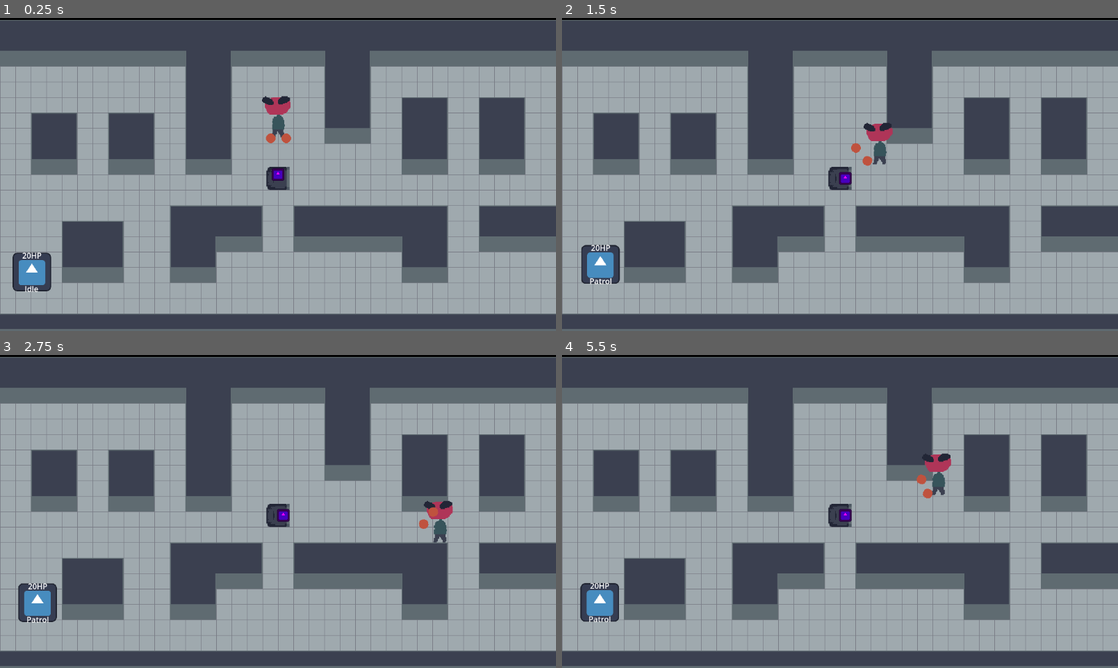
Above: before the commit, frames 1-4 (two rows, left to right).
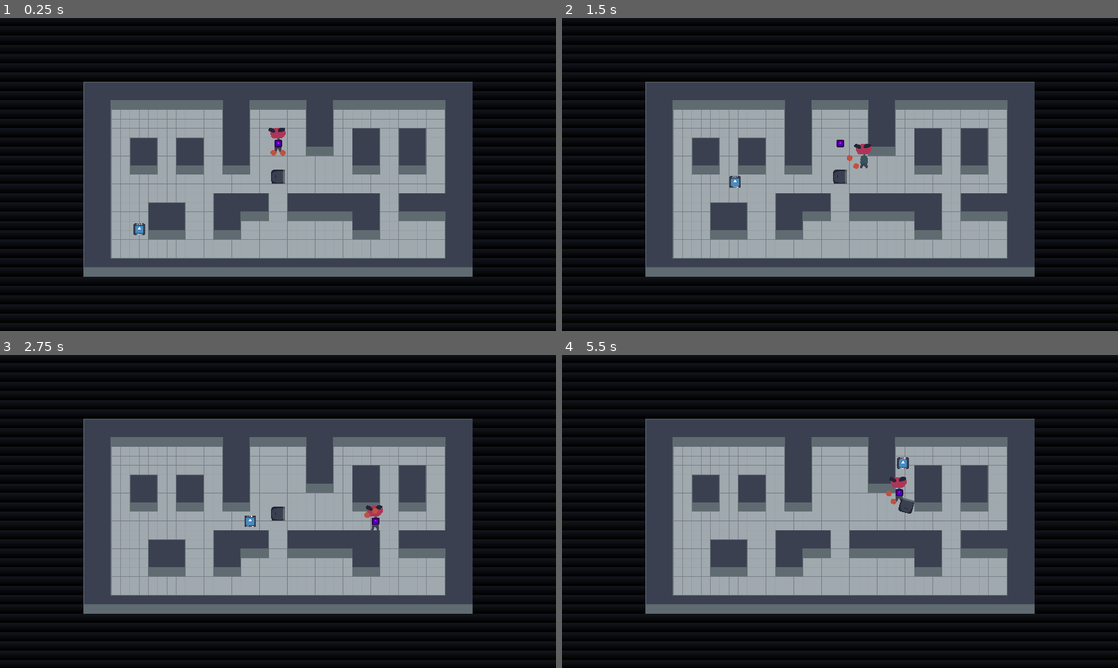
Above: after the commit, the same moments.

Repository: artemvandalovski/Salty-John
Game: Godot game, scene res://levels/office.tscn
The game is run twice, just before and just after one commit, with the same random seed, the same clock (stepped at 60 frames per second) and the same inputs. The engine's default icon, where the game draws it, is replaced by a stand-in: a white triangle on a blue panel in a dark square.
Inputs (mouse positions are in pixels of both pictures, inside the frame that each line leads up to):
- Up to frame 1 (0.25 s): no input
- Up to frame 2 (1.5 s): move the mouse to (962, 158) at 0.52 s; hold D (right) 0.53-1.28 s; click (962, 158) at 0.6 s; move the mouse to (728, 190) at 1.27 s; hold S (down) from 1.28 s (still down); right-click (728, 190) at 1.35 s
- Up to frame 3 (2.75 s): move the mouse to (333, 442) at 2.02 s; release S (down) at 2.03 s; hold D (right) from 2.03 s (still down); click (333, 442) at 2.1 s
- Up to frame 4 (5.5 s): move the mouse to (812, 574) at 2.77 s; release D (right) at 2.78 s; hold W (up) 2.78-3.53 s; right-click (812, 574) at 2.85 s; move the mouse to (1006, 558) at 3.52 s; hold A (left) 3.53-5.03 s; click (1006, 558) at 3.6 s; move the mouse to (673, 464) at 4.27 s; right-click (673, 464) at 4.35 s; move the mouse to (867, 511) at 5.02 s; hold S (down) from 5.03 s (still down); click (867, 511) at 5.1 s

The runs differ from the first frame. In frame 1, 84% of the frame differs, in the area x 0-100%, y 0-100%; in frame 2, 84%; in frame 3, 84%; in frame 4, 84%.

Commit message:
fix enemy get stuck between walls

Diff:
--- a/common/states/patrol.gd
+++ b/common/states/patrol.gd
@@ -18,12 +18,20 @@
 
 func process(delta):
 	owner.direction = context_steerer.calc_steering()
-	if player_tracker.is_player_on_sight() and owner.hostile:
-		transition.emit("chase")
-	elif owner.position.distance_to(context_steerer.target_marker.position) < target_radius:
-		transition.emit("idle")
+	#set_patrol_point()
+	#if player_tracker.is_player_on_sight() and owner.hostile:
+		#transition.emit("chase")
+	#elif owner.position.distance_to(context_steerer.target_marker.position) < target_radius:
+		#transition.emit("idle")
 
 
 func set_patrol_point():
 	var patrol_position = Global.tilemap.get_rand_floor_tile()
-	context_steerer.target_marker.set_position(patrol_position)
+	player_tracker.set_target_position(to_local(patrol_position))
+	print(player_tracker.is_colliding())
+	#var ray: RayCast2D = RayCast2D.new()
+	#ray.set_collision_mask(1)
+	#ray.set_target_position(to_local(Global.player.position))
+	#print(ray.is_colliding())
+
+	#context_steerer.target_marker.set_position(patrol_position)
--- a/enemies/context_steerer.gd
+++ b/enemies/context_steerer.gd
@@ -3,7 +3,7 @@
 
 @export_group("Rays")
 @export var num_rays: int = 8
-@export var ray_length: float = 100.0
+@export var ray_length: float = 50.0
 
 @onready var target_marker: Marker2D = $"../Target"
 
--- a/enemies/dummy.tscn
+++ b/enemies/dummy.tscn
@@ -11,6 +11,7 @@
 size = Vector2(80, 80)
 
 [node name="Dummy" instance=ExtResource("1_4le0s")]
+scale = Vector2(0.5, 0.5)
 health = 20
 
 [node name="Sprite2D" type="Sprite2D" parent="." index="0"]
--- a/enemies/enemy.tscn
+++ b/enemies/enemy.tscn
@@ -15,7 +15,7 @@
 
 [node name="StateMachine" type="Node2D" parent="." node_paths=PackedStringArray("initial_state")]
 script = ExtResource("3_7i88a")
-initial_state = NodePath("Idle")
+initial_state = NodePath("Chase")
 
 [node name="Idle" type="Node2D" parent="StateMachine" node_paths=PackedStringArray("player_tracker")]
 script = ExtResource("3_d556j")
--- a/enemies/player_tracker.gd
+++ b/enemies/player_tracker.gd
@@ -4,14 +4,10 @@
 signal player_spotted
 signal player_lost
 
-@export var target_radius: float = 10.0
-@export var visible_target: bool = false
-
-@onready var player = Global.player
 
 # TODO add signals
 func is_player_on_sight() -> bool:
-	set_target_position(to_local(player.position))
+	set_target_position(to_local(Global.player.position))
 	if is_colliding():
 		return false
 	return true
--- a/project.godot
+++ b/project.godot
@@ -21,6 +21,9 @@
 
 [display]
 
+window/size/viewport_width=1920
+window/size/viewport_height=1080
+window/size/mode=3
 window/stretch/mode="viewport"
 
 [input]
--- a/tilemaps/tilemap.gd
+++ b/tilemaps/tilemap.gd
@@ -3,7 +3,7 @@
 
 func _ready():
 	Global.tilemap = self
-	print(get_rand_floor_tile())
+	get_rand_floor_tile()
 
 
 func get_rand_tile(layer: int, id: int) -> Vector2:
